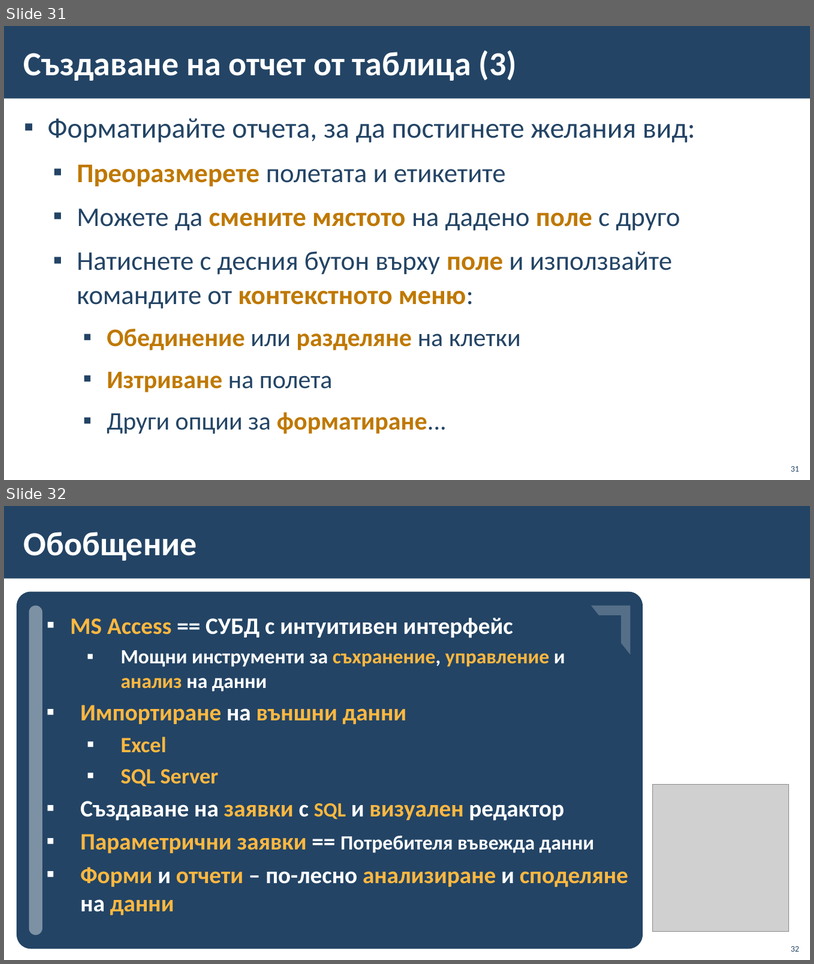
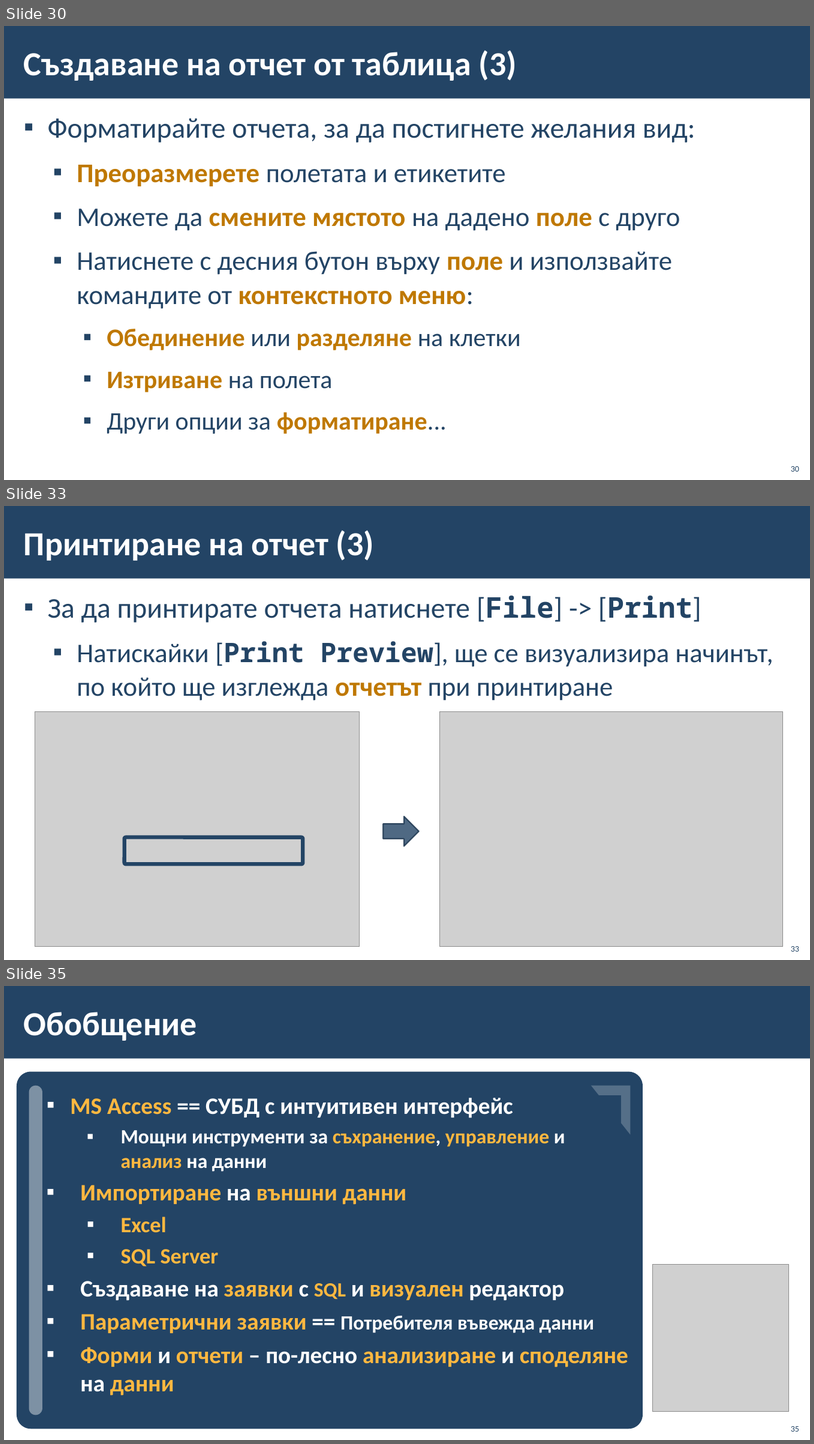
Before and after one commit to BG-IT-Edu/School-Programming, a slide deck: Courses/Software-Sciences/Module-3-Databases-New/13-MS-Access/11-MS-Access-Queries-Forms-Reports.pptx. Shown one above the other, each under a label of ours: slides 31 and 32 before the commit, slides 30, 33 and 35 after it; the slides between them are not shown. The pictures are 814x964 and 814x1444 pixels, drawn with LibreOffice and Linux fonts; fonts in the diff are those of the drawing; grey boxes stand for pictures; background and template pictures are left out. Boxes give left, top, right and bottom in pixels: in the first picture for what was removed or moved away, otherwise in the second. Text is boxed around its words. In the diff, an @@ line names an element or a change of style, - is before the commit and + after.

Commit message:
Adding instructions with pictures on how to print report to Access

```diff
--- a/Courses/Software-Sciences/Module-3-Databases-New/13-MS-Access/11-MS-Access-Queries-Forms-Reports.pptx
+++ b/Courses/Software-Sciences/Module-3-Databases-New/13-MS-Access/11-MS-Access-Queries-Forms-Reports.pptx
@@ slide 33 added at bbox=[4, 506, 810, 960], background #FFFFFF; not listed: 1 template element that a slide beside it also shows @@
@@ title added at bbox=[24, 530, 375, 561], 40 pt, text #FFFFFF, bold @@
+Принтиране на отчет (3)
@@ text added at bbox=[48, 595, 773, 700], 32 pt, text #234465 @@
+▪ За да принтирате отчета натиснете [File] -> [Print]
+  ▪ Натискайки [Print Preview], ще се визуализира начинът, по който ще изглежда отчетът при принтиране
@@ picture added at bbox=[35, 711, 360, 946] @@
@@ picture added at bbox=[440, 711, 784, 946] @@
@@ right arrow added at bbox=[383, 816, 419, 846], fill #234465 at 80% opacity, outline #1A334C 1.5 pt @@
@@ rounded rectangle added at bbox=[125, 837, 303, 864], outline #234465 4.5 pt @@
@@ page number added at bbox=[791, 946, 800, 951], 10 pt, text #234465 @@
+33
@@ what was slide 31 is now slide 30 @@
@@ page number at bbox=[791, 466, 800, 471]: text changed @@
-31
+30
@@ what was slide 32 is now slide 35 @@
@@ page number at bbox=[791, 1426, 800, 1431]: text changed @@
-32
+35
```
Also in this commit, not shown: 2 slides changed, 3 other slides added, 1 slide removed.
